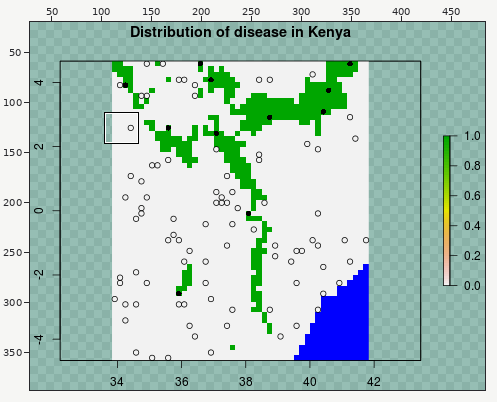
Edited in one commit: sprite sheet (figure/unnamed-chunk-12.png). The picture above shows the old version from afar; the outline marks the close-up.
Close-up. Before:
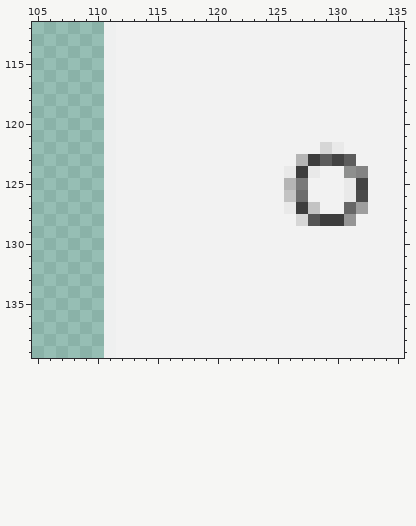
The file is 504x432 pixels. Pixels under 10% opacity are left out. Colours within 5 levels of each other are drawn and written as one. Shown: x 105..135, y 112..139. The wide view leaves out empty margins. The commit also changed other parts of the picture, which this record leaves out.
The same view after the edit:
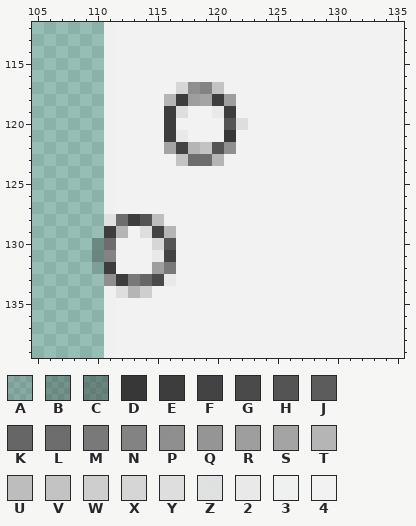
Palette (. is transparent): A #0000001a  B #0000003b  C #0000004c  D #373737  E #3d3d3d  F #434343  G #4a4a4a  H #545454  J #5c5c5c  K #666666  L #6d6d6d  M #797979  N #838383  P #8e8e8efc  Q #959595  R #9e9e9e  S #a4a4a4  T #b5b5b5  U #bdbdbd  V #c3c3c3  W #cecece  X #d6d6d6  Y #dedede  Z #e2e2e2f7  2 #e9e9e9  3 #f2f2f2f7  4 #f2f2f2
Changes in this commit:
@@ x 105..135 @@
 116 ......3444444444444444444444444
-117 ......3444444444444444444444444
-118 ......3444444444444444444444444
-119 ......3444444444444444444444444
-120 ......3444444444444444444444444
-121 ......3444444444444444444444444
-122 ......344444444444444444X244444
-123 ......3444444444444444TEJFJ4444
-124 ......3444444444444442E244PN444
-125 ......344444444444444TM4442F444
-126 ......344444444444444VL4442G444
-127 ......3444444444444442EV44KR444
-128 ......3444444444444444XHEEQ4444
-129 ......3444444444444444444444444
-130 ......3444444444444444444444444
-131 ......3444444444444444444444444
-132 ......3444444444444444444444444
-133 ......3444444444444444444444444
-134 ......3444444444444444444444444
+117 ......344444XPNV444444444444444
+118 ......34444TERSER44444444444444
+119 ......34444EY442E44444444444444
+120 ......34444E4444HY4444444444444
+121 ......34444E2444D44444444444444
+122 ......34444SFTVHP44444444444444
+123 ......344444VLLT444444444444444
+124 ......3444444444444444444444444
+125 ......3444444444444444444444444
+126 ......3444444444444444444444444
+127 ......3444444444444444444444444
+128 ......ZLEHU44444444444444444444
+129 ......ET4YFT4444444444444444444
+130 .....BL444XH4444444444444444444
+131 .....CN4442F4444444444444444444
+132 .....AE444RM4444444444444444444
+133 ......PEMKG24444444444444444444
+134 ......3YTW444444444444444444444
 135 ......3444444444444444444444444
